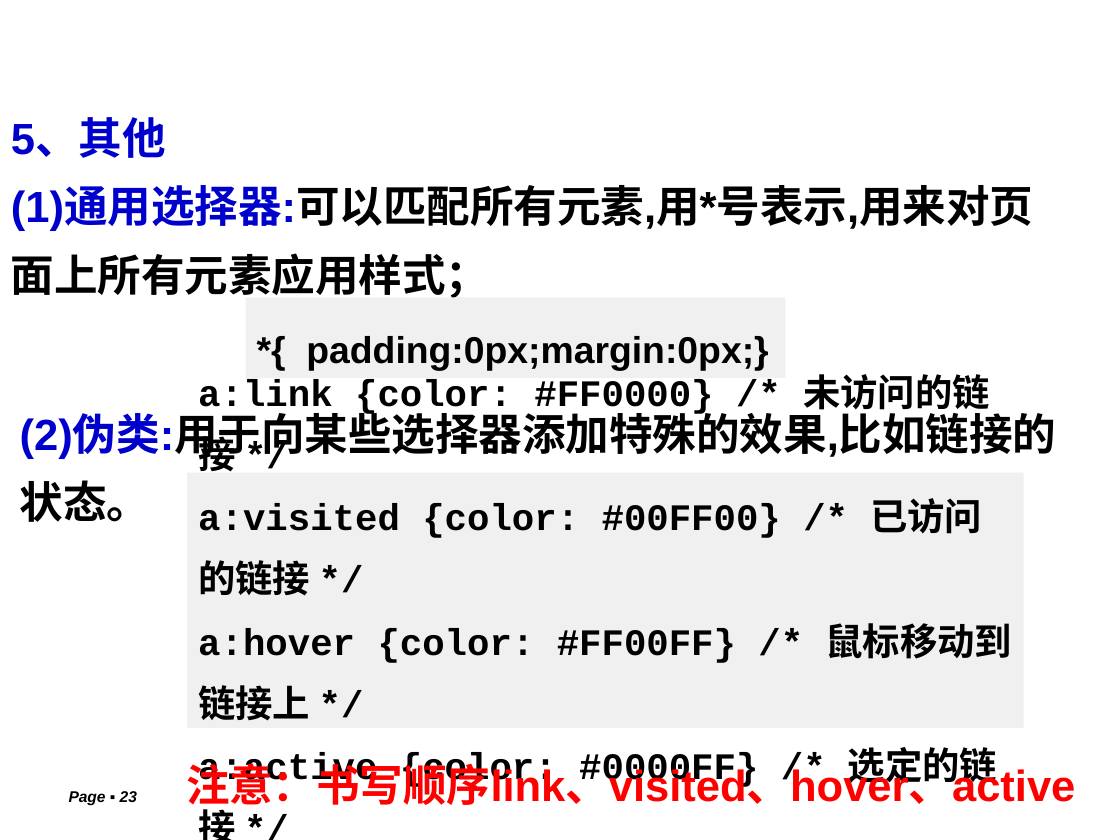
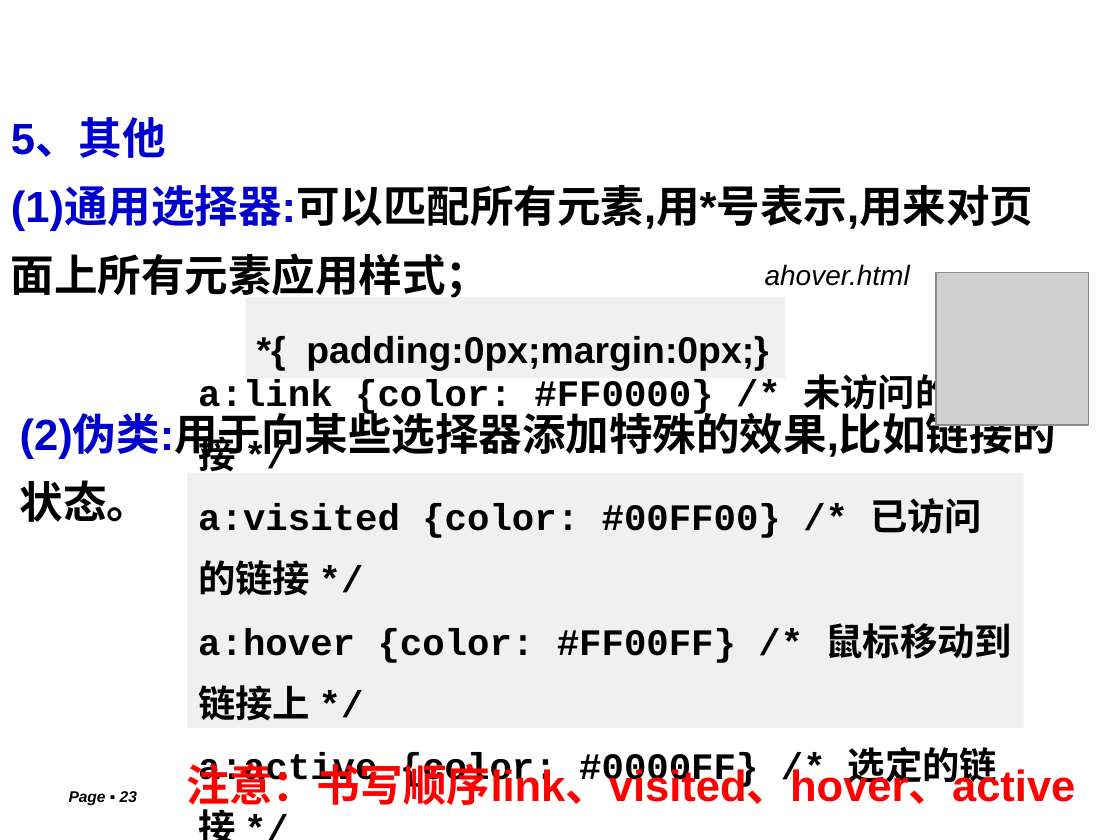
Before and after one commit to lxn56975/webdev, a slide deck: slide 23 of Chapter3 CSS.pptx. Drawn at 1120x840 pixels with LibreOffice and Linux fonts; fonts in the diff are those of the drawing; grey boxes stand for pictures; background and template pictures are left out. Boxes give left, top, right and bottom in pixels: in the first picture for what was removed or moved away, otherwise in the second. Text is boxed around its words. In the diff, an @@ line names an element or a change of style, - is before the commit and + after.

```diff
--- a/Chapter3 CSS.pptx
+++ b/Chapter3 CSS.pptx
@@ text added at (765,264,910,286), 18 pt, text #000000, italic @@
+ahover.html
@@ picture added at (936,272,1089,424) @@
```
Also in this commit, not shown: 2 other slides changed, 1 slide added, 2 other files.
